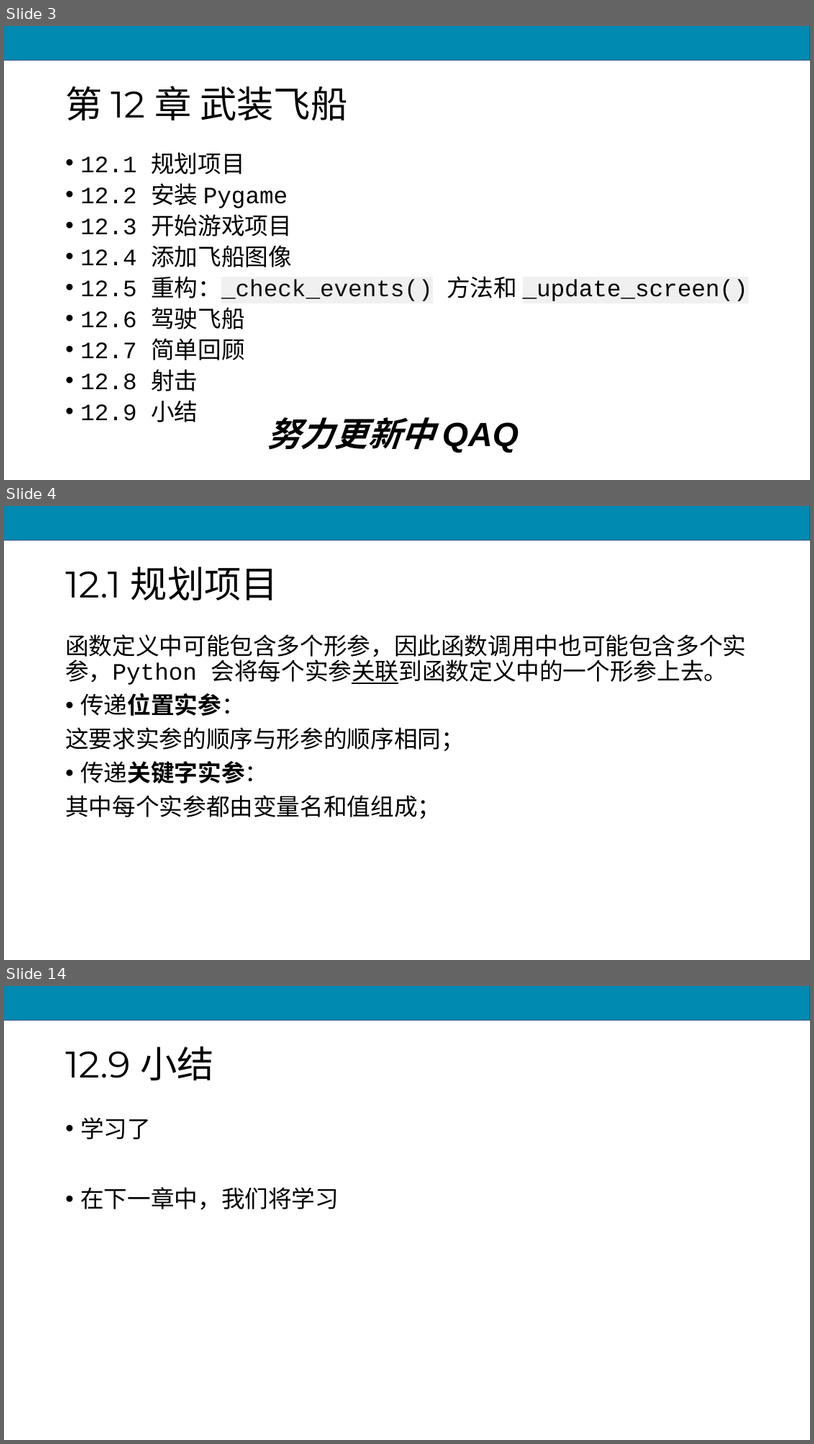
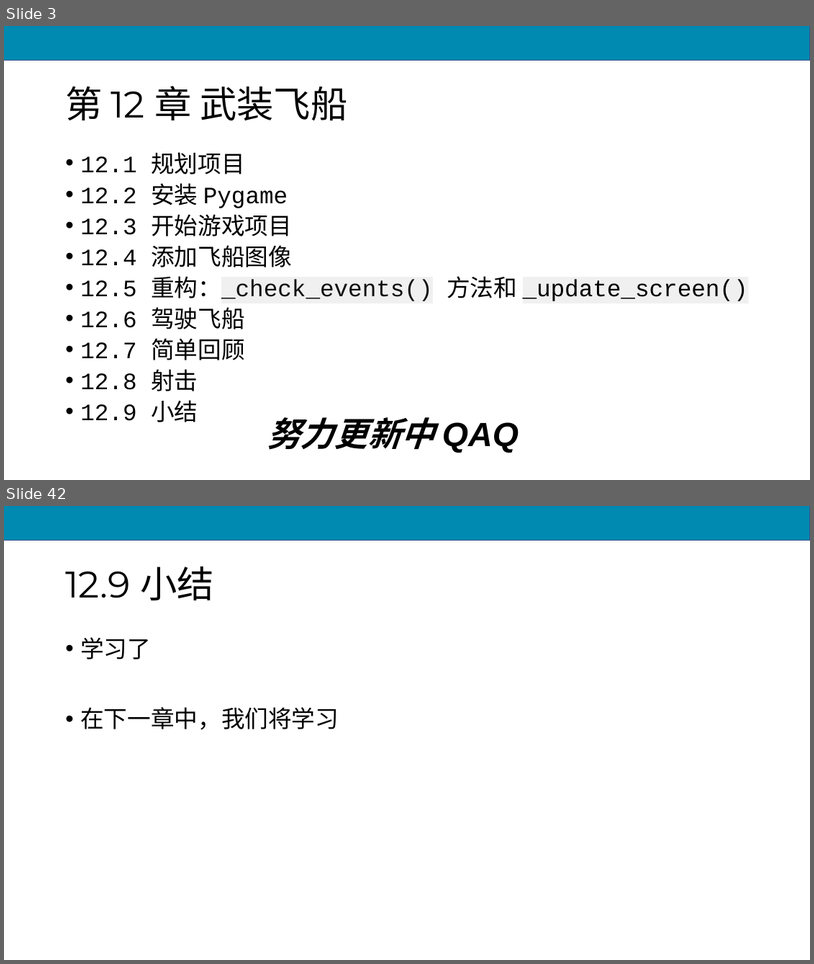
Before and after one commit to scruel/pcc_3e_slides, a slide deck: PPT/chapter12.pptx. Shown one above the other, each under a label of ours: slides 3, 4 and 14 before the commit, slides 3 and 42 after it; the slides between them are not shown. The pictures are 814x1444 and 814x964 pixels, drawn with LibreOffice and Linux fonts; fonts in the diff are those of the drawing. Boxes give left, top, right and bottom in pixels: in the first picture for what was removed or moved away, otherwise in the second. Text is boxed around its words. In the diff, an @@ line names an element or a change of style, - is before the commit and + after.

```diff
--- a/PPT/chapter12.pptx
+++ b/PPT/chapter12.pptx
@@ slide 4 removed at [4,506,810,960], background #FFFFFF; not listed: 1 template element that a slide beside it also shows @@
@@ title removed at [65,566,278,600] @@
-12.1 规划项目
@@ text removed at [65,634,746,818] @@
-函数定义中可能包含多个形参，因此函数调用中也可能包含多个实参，Python 会将每个实参关联到函数定义中的一个形参上去。
-• 传递位置实参：
-这要求实参的顺序与形参的顺序相同；
-• 传递关键字实参：
-其中每个实参都由变量名和值组成；
@@ what was slide 14 is now slide 42 @@
```
Also in this commit, not shown: 1 slide changed, 38 slides added, 9 other slides removed, 7 other files.
